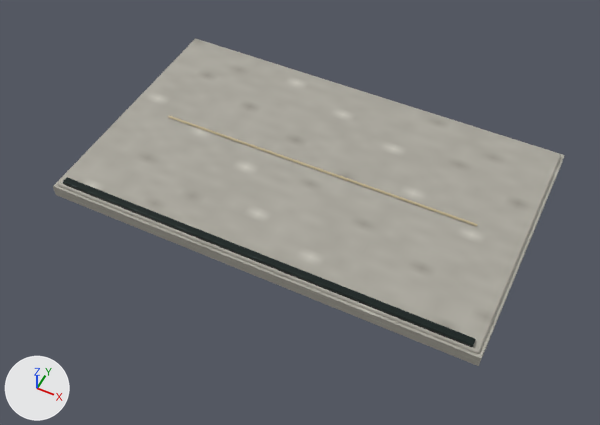
An edit to the glTF model public/models/custom/architecture/stair-landing.glb, drawn before and after from the same camera.
One viewpoint serves both versions: a 50 mm lens placed at (4.05, -8.57, 9.53), pointed at (0.02, -0.53, -0.53). Lighting does not change. The marker at lower left points along +X, +Y and +Z. The older version comes first. Vertices at exactly the same position are counted once.

The first picture shows 'Landing_ClosureSlab', 'Landing_Edge', 'Landing_Inlay', 'Landing_Slab'.
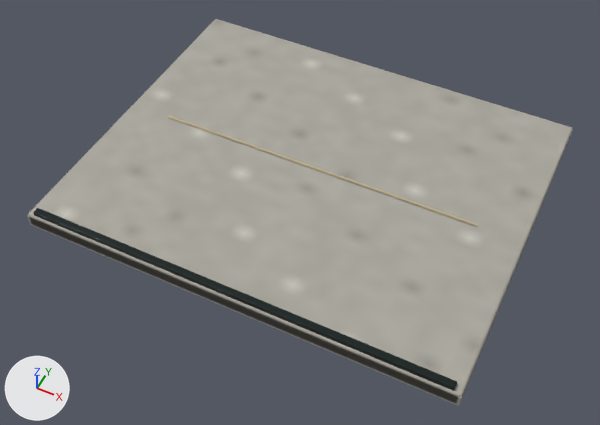
What differs and where, as boxes (x1, y1, x2, y2) in the pictures (600 x 425 px):
'Landing_Slab', reshaped (8% wider, 22% taller): before (57, 39, 561, 354); after (28, 19, 572, 403)
'Landing_Edge', moved: before (63, 177, 476, 347); after (33, 208, 457, 391)
'Landing_ClosureSlab', rescaled: before (53, 38, 565, 366); after (27, 129, 573, 406)

Edits to the bpy script that builds the scene:
```text
Change me_cube_169:
    used by ob_landing_closureslab; location = (0.0, 0.0, -0.15)
    remove me_cube_169.from_pydata(...)  # 8 vertices, 12 faces; spans x -3.54..3.54, y -2.16..2.16, z -0.1..0.1
    add me_cube_169.from_pydata(...)  # 8 vertices, 12 faces; spans x -3.5..3.5, y -2.85..2.85, z -0.1..0.1
    me_cube_169 part 1: the whole mesh is scaled about its middle by (0.989, 1.32, 1)
Change me_cube_170:
    used by ob_landing_slab; location = (0.0, 0.0, -0.13)
    remove me_cube_170.from_pydata(...)  # 56 vertices, 108 faces; spans x -3.5..3.5, y -2.12..2.12, z -0.13..0.13
    add me_cube_170.from_pydata(...)  # 56 vertices, 108 faces; spans x -3.5..3.5, y -2.85..2.85, z -0.13..0.13
    me_cube_170 part 2: the whole mesh is multiplied about its middle by the matrix ((1.0, 0.0, 0.0), (0.0, 1.345, 0.0), (0.0, 0.0, 1.0))
Change ob_landing_edge:
    ob_landing_edge.location: (0.0, -2.03, 0.02) -> (0.0, -2.76, 0.02)
```
